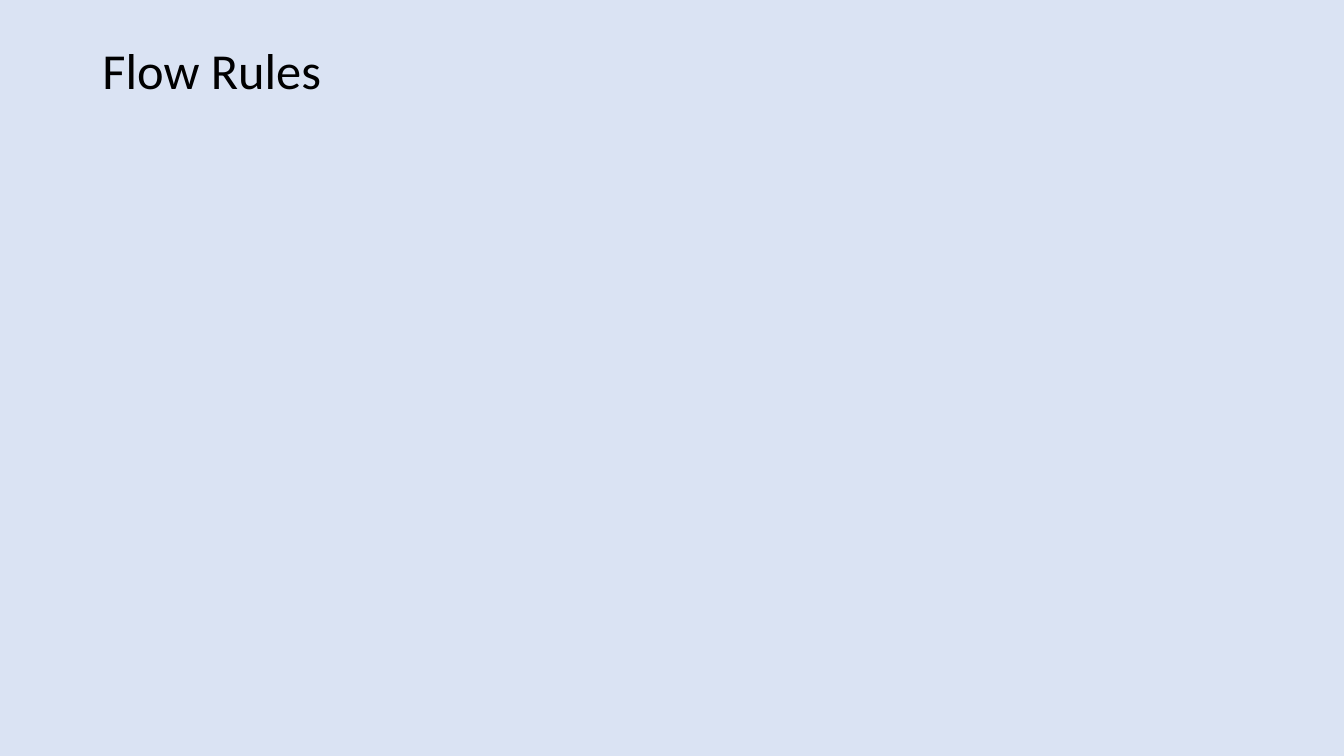
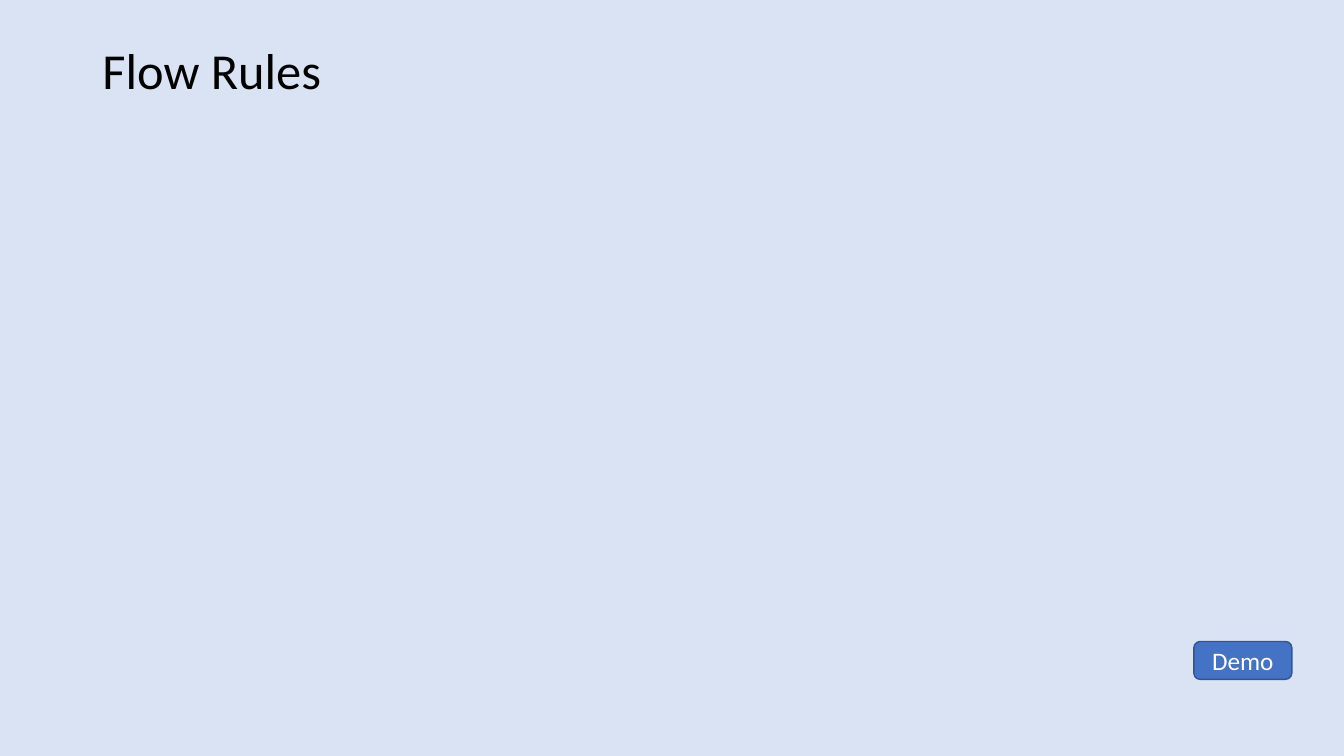
Before and after one commit to harshal-vaze/Software-Defined-Networking-with-ONOS, a slide deck: slide 13 of Thesis.pptx. Drawn at 1344x756 pixels with LibreOffice and Linux fonts; fonts in the diff are those of the drawing. Boxes give left, top, right and bottom in pixels: in the first picture for what was removed or moved away, otherwise in the second. Text is boxed around its words. In the diff, an @@ line names an element or a change of style, - is before the commit and + after.

```diff
--- a/Thesis.pptx
+++ b/Thesis.pptx
@@ rounded rectangle added at (1194, 641, 1292, 680), fill #4472C4, outline #325491 1 pt, 18 pt, text #FFFFFF @@
+Demo
```
Also in this commit, not shown: 6 other slides changed, 1 slide added, 35 slides removed, 6 other files.
